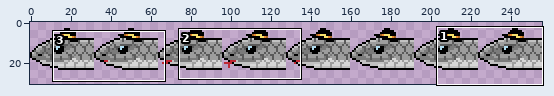
Two states of a sprite sheet, assets/images/snake/head.png. Above, an overview of the earlier version with the close-up marked.
Close-up. The starting point:
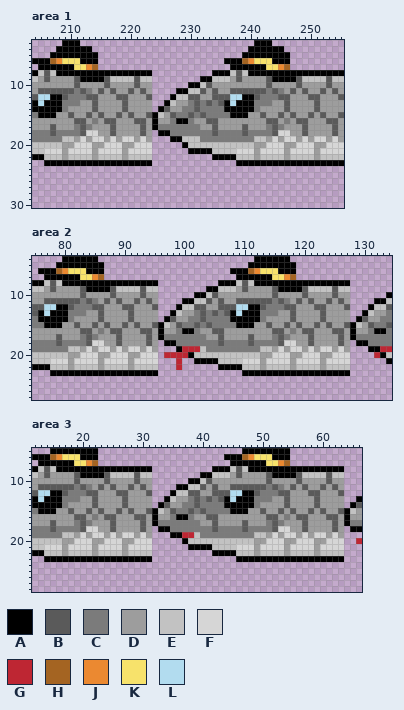
The file is 256x32 pixels. Shown: area 1: x 204..255, y 3..30; area 2: x 75..134, y 4..27; area 3: x 12..66, y 5..28. The wide view leaves out empty margins. The commit also changed other parts of the picture, which this record leaves out.
Palette (. is transparent): A #000000  B #5a5a5a  C #7b7b7b  D #9d9d9d  E #c2c2c2  F #d6d6d6  G #be2633  H #a46422  J #eb8931  K #f7e26b  L #b2dcef
Pixels before, area 1, first column x 204:
 3 .....AAA.............................AAA............
 4 ....AAAAAA..........................AAAAAA..........
 5 ...AAAAAAAA........................AAAAAAAA.........
 6 AAAHJKKKAAA.....................AAAHJKKKAAA.........
 7 .AAAAAAKKJH......................AAAAAAKKJH.........
 8 AEBEAAAAAAAAAAAAAAAA..........AAAEBEAAAAAAAAAAAAAAAA
 9 EDBDDDDBAAAABEEEEBEE........AAEEEDBDDDDBAAAABEEEEBEE
10 DDDDDDDBDDDDBDDDDBDD......AAEBDDDDDDDDDBDDDDBDDDDBDD
11 DBBBBBBCBCDBDBDDBDBD....AAEEBDBDDBBBBBBCBCDBDBDDBDBD
12 BLLAABCCCBBDDDBBDDDB...AEEBBDDBBBLLAABCCCBBDDDBBDDDB
13 ALAAACCCDDBDDDDBDDDD..AEDDCBCBCBALAAACCCDDBDDDDBDDDD
14 AAAAACDDDDBDDDDBDDDD.ABDDCCBCCCCAAAAACDDDDBDDDDBDDDD
15 CAAADDBDDBDBDDBDBDDBAEDBCCBCBCCCCAAADDBDDBDBDDBDBDDB
16 DDDDDDDBBDCDBBDDDBBDADDCAACDDBBDDDDDDDDBBDCDBBDDDBBD
17 DDDBDDDCBCDDDBDDDDBDACCCCCCCDDBDDDDBDDDCBCDDDBDDDDBD
18 CCCBCCCCBFFDDBDDDDBD.AACCCCCCCBCCCCBCCCCBFFDDBDDDDBD
19 CCCCCEEDFDFFDFDFFDFD...AAEEECCCCCCCCCEEDFDFFDFDFFDFD
20 EEEEEDDFFFDDFFFDDFFF.....AEEEEEEEEEEEDDFFFDDFFFDDFFF
21 EEFFFDFFFFDFFFFDFFFF......AAAAEEEEFFFDFFFFDFFFFDFFFF
22 AAEEEDEEEEDEEEEDEEEE..........AAAAEEEDEEEEDEEEEDEEEE
23 ..AAAAAAAAAAAAAAAAAA..............AAAAAAAAAAAAAAAAAA
Pixels before, area 2, first column x 75:
 4 .....AAAAAA..........................AAAAAA.................
 5 ....AAAAAAAA........................AAAAAAAA................
 6 .AAAHJKKKAAA.....................AAAHJKKKAAA................
 7 ..AAAAAAKKJH......................AAAAAAKKJH................
 8 AAEBEAAAAAAAAAAAAAAAA..........AAAEBEAAAAAAAAAAAAAAAA.......
 9 EEDBDDDDBAAAABEEEEBEE........AAEEEDBDDDDBAAAABEEEEBEE.......
10 DDDDDDDDBDDDDBDDDDBDD......AAEBDDDDDDDDDBDDDDBDDDDBDD......A
11 DDBBBBBBCBCDBDBDDBDBD....AAEEBDBDDBBBBBBCBCDBDBDDBDBD....AAE
12 BBLLAABCCCBBDDDBBDDDB...AEEBBDDBBBLLAABCCCBBDDDBBDDDB...AEEB
13 BALAAACCCDDBDDDDBDDDD..AEDDCBCBCBALAAACCCDDBDDDDBDDDD..AEDDC
14 CAAAAACDDDDBDDDDBDDDD.ABDDCCBCCCCAAAAACDDDDBDDDDBDDDD.ABDDCC
15 CCAAADDBDDBDBDDBDBDDBAEDBCCBCBCCCCAAADDBDDBDBDDBDBDDBAEDBCCB
16 DDDDDDDDBBDCDBBDDDBBDADDCAACDDBBDDDDDDDDBBDCDBBDDDBBDADDCAAC
17 DDDDBDDDCBCDDDBDDDDBDACCCCCCCDDBDDDDBDDDCBCDDDBDDDDBDACCCCCC
18 CCCCBCCCCBFFDDBDDDDBD.AACCCCCCCBCCCCBCCCCBFFDDBDDDDBD.AACCCC
19 CCCCCCEEDFDFFDFDFFDFD...AGGGECCCCCCCCCEEDFDFFDFDFFDFD...AAGG
20 EEEEEEDDFFFDDFFFDDFFF.GGGGAEEEEEEEEEEEDDFFFDDFFFDDFFF....GAE
21 EEEFFFDFFFFDFFFFDFFFF...G..AAAAEEEEFFFDFFFFDFFFFDFFFF......A
22 AAAEEEDEEEEDEEEEDEEEE...G......AAAAEEEDEEEEDEEEEDEEEE.......
23 ...AAAAAAAAAAAAAAAAAA..............AAAAAAAAAAAAAAAAAA.......
Pixels before, area 3, first column x 12:
 5 ...AAAAAAAA........................AAAAAAAA............
 6 AAAHJKKKAAA.....................AAAHJKKKAAA............
 7 .AAAAAAKKJH......................AAAAAAKKJH............
 8 AEBEAAAAAAAAAAAAAAAA..........AAAEBEAAAAAAAAAAAAAAAA...
 9 EDBDDDDBAAAABEEEEBEE........AAEEEDBDDDDBAAAABEEEEBEE...
10 DDDDDDDBDDDDBDDDDBDD......AAEBDDDDDDDDDBDDDDBDDDDBDD...
11 DBBBBBBCBCDBDBDDBDBD....AAEEBDBDDBBBBBBCBCDBDBDDBDBD...
12 BLLAABCCCBBDDDBBDDDB...AEEBBDDBBBLLAABCCCBBDDDBBDDDB...
13 ALAAACCCDDBDDDDBDDDD..AEDDCBCBCBALAAACCCDDBDDDDBDDDD..A
14 AAAAACDDDDBDDDDBDDDD.ABDDCCBCCCCAAAAACDDDDBDDDDBDDDD.AB
15 CAAADDBDDBDBDDBDBDDBAEDBCCBCBCCCCAAADDBDDBDBDDBDBDDBAED
16 DDDDDDDBBDCDBBDDDBBDADDCAACDDBBDDDDDDDDBBDCDBBDDDBBDADD
17 DDDBDDDCBCDDDBDDDDBDACCCCCCCDDBDDDDBDDDCBCDDDBDDDDBDACC
18 CCCBCCCCBFFDDBDDDDBD.AACCCCCCCBCCCCBCCCCBFFDDBDDDDBD.AA
19 CCCCCEEDFDFFDFDFFDFD...AAGGECCCCCCCCCEEDFDFFDFDFFDFD...
20 EEEEEDDFFFDDFFFDDFFF.....AEEEEEEEEEEEDDFFFDDFFFDDFFF..G
21 EEFFFDFFFFDFFFFDFFFF......AAAAEEEEFFFDFFFFDFFFFDFFFF...
22 AAEEEDEEEEDEEEEDEEEE..........AAAAEEEDEEEEDEEEEDEEEE...
23 ..AAAAAAAAAAAAAAAAAA..............AAAAAAAAAAAAAAAAAA...
Now the later version:
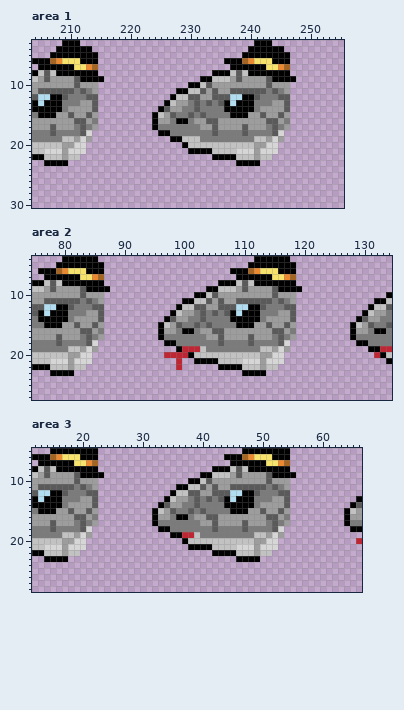
The exact change:
Area 1:
y 8: x 215..223 AAAAAAAAA -> .........; x 247..255 AAAAAAAAA -> .........
y 9: x 216..223 BEEEEBEE -> ........; x 248..255 BEEEEBEE -> ........
y 10: x 215..223 DBDDDDBDD -> .........; x 247..255 DBDDDDBDD -> .........
y 11: x 215..223 BDBDDBDBD -> .........; x 247..255 BDBDDBDBD -> .........
y 12: x 215..223 DDDBBDDDB -> .........; x 247..255 DDDBBDDDB -> .........
y 13..14: x 215..223 DDDDBDDDD -> .........; x 247..255 DDDDBDDDD -> .........
y 15: x 215..223 BDDBDBDDB -> .........; x 247..255 BDDBDBDDB -> .........
y 16: x 215..223 DBBDDDBBD -> .........; x 247..255 DBBDDDBBD -> .........
y 17: x 215..223 DDBDDDDBD -> .........; x 247..255 DDBDDDDBD -> .........
y 18: x 214..223 FDDBDDDDBD -> ..........; x 246..255 FDDBDDDDBD -> ..........
y 19: x 214..223 FFDFDFFDFD -> ..........; x 246..255 FFDFDFFDFD -> ..........
y 20: x 213..223 FDDFFFDDFFF -> ...........; x 245..255 FDDFFFDDFFF -> ...........
y 21: x 213..223 FDFFFFDFFFF -> ...........; x 245..255 FDFFFFDFFFF -> ...........
y 22: x 212..223 EEDEEEEDEEEE -> ............; x 244..255 EEDEEEEDEEEE -> ............
y 23: x 210..223 AAAAAAAAAAAAAA -> ..............; x 242..255 AAAAAAAAAAAAAA -> ..............
Area 2:
y 8: x 87..95 AAAAAAAAA -> .........; x 119..127 AAAAAAAAA -> .........
y 9: x 88..95 BEEEEBEE -> ........; x 120..127 BEEEEBEE -> ........
y 10: x 87..95 DBDDDDBDD -> .........; x 119..127 DBDDDDBDD -> .........
y 11: x 87..95 BDBDDBDBD -> .........; x 119..127 BDBDDBDBD -> .........
y 12: x 87..95 DDDBBDDDB -> .........; x 119..127 DDDBBDDDB -> .........
y 13..14: x 87..95 DDDDBDDDD -> .........; x 119..127 DDDDBDDDD -> .........
y 15: x 87..95 BDDBDBDDB -> .........; x 119..127 BDDBDBDDB -> .........
y 16: x 87..95 DBBDDDBBD -> .........; x 119..127 DBBDDDBBD -> .........
y 17: x 87..95 DDBDDDDBD -> .........; x 119..127 DDBDDDDBD -> .........
y 18: x 86..95 FDDBDDDDBD -> ..........; x 118..127 FDDBDDDDBD -> ..........
y 19: x 86..95 FFDFDFFDFD -> ..........; x 118..127 FFDFDFFDFD -> ..........
y 20: x 85..95 FDDFFFDDFFF -> ...........; x 117..127 FDDFFFDDFFF -> ...........
y 21: x 85..95 FDFFFFDFFFF -> ...........; x 117..127 FDFFFFDFFFF -> ...........
y 22: x 84..95 EEDEEEEDEEEE -> ............; x 116..127 EEDEEEEDEEEE -> ............
y 23: x 82..95 AAAAAAAAAAAAAA -> ..............; x 114..127 AAAAAAAAAAAAAA -> ..............
Area 3:
y 8: x 23..31 AAAAAAAAA -> .........; x 55..63 AAAAAAAAA -> .........
y 9: x 24..31 BEEEEBEE -> ........; x 56..63 BEEEEBEE -> ........
y 10: x 23..31 DBDDDDBDD -> .........; x 55..63 DBDDDDBDD -> .........
y 11: x 23..31 BDBDDBDBD -> .........; x 55..63 BDBDDBDBD -> .........
y 12: x 23..31 DDDBBDDDB -> .........; x 55..63 DDDBBDDDB -> .........
y 13..14: x 23..31 DDDDBDDDD -> .........; x 55..63 DDDDBDDDD -> .........
y 15: x 23..31 BDDBDBDDB -> .........; x 55..63 BDDBDBDDB -> .........
y 16: x 23..31 DBBDDDBBD -> .........; x 55..63 DBBDDDBBD -> .........
y 17: x 23..31 DDBDDDDBD -> .........; x 55..63 DDBDDDDBD -> .........
y 18: x 22..31 FDDBDDDDBD -> ..........; x 54..63 FDDBDDDDBD -> ..........
y 19: x 22..31 FFDFDFFDFD -> ..........; x 54..63 FFDFDFFDFD -> ..........
y 20: x 21..31 FDDFFFDDFFF -> ...........; x 53..63 FDDFFFDDFFF -> ...........
y 21: x 21..31 FDFFFFDFFFF -> ...........; x 53..63 FDFFFFDFFFF -> ...........
y 22: x 20..31 EEDEEEEDEEEE -> ............; x 52..63 EEDEEEEDEEEE -> ............
y 23: x 18..31 AAAAAAAAAAAAAA -> ..............; x 50..63 AAAAAAAAAAAAAA -> ..............
Changed places in both close-ups, as pixel boxes (x1, y1, x2, y2):
erased: (68, 70, 152, 166)
erased: (260, 70, 344, 166)
erased: (74, 280, 158, 376)
erased: (266, 280, 350, 376)
erased: (68, 466, 152, 562)
erased: (260, 466, 344, 562)
